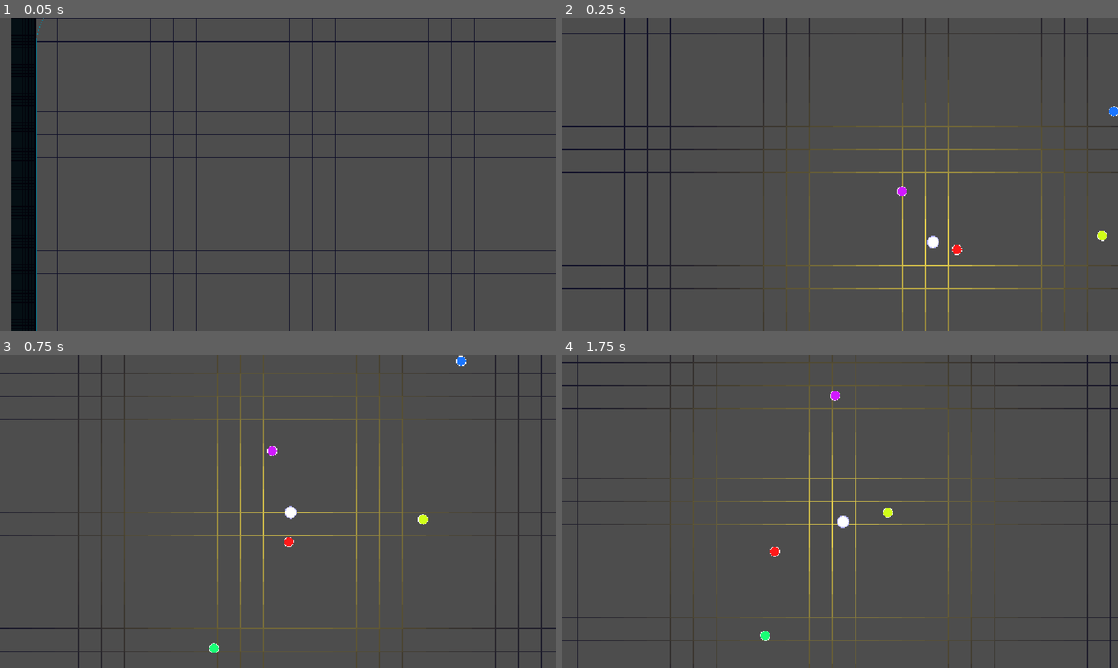
Above: before the commit, frames 1-4 (two rows, left to right).
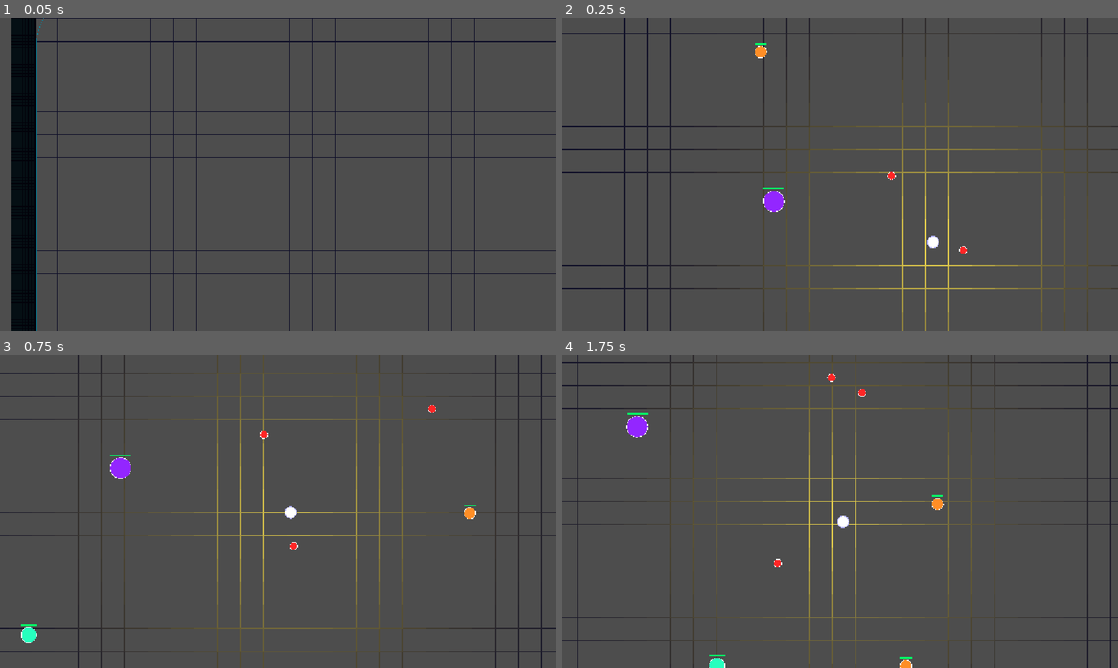
Above: after the commit, the same moments.

Repository: prime399/beatgrid-new
Game: Godot game, scene res://control.tscn
The game is run twice, just before and just after one commit, with the same random seed, the same clock (stepped at 60 frames per second) and the same inputs.
Inputs (mouse positions are in pixels of both pictures, inside the frame that each line leads up to):
- Up to frame 1 (0.05 s): no input
- Up to frame 2 (0.25 s): no input
- Up to frame 3 (0.75 s): tap Enter at 0.5 s; move the mouse to (400, 495) at 0.52 s; hold Right (ui_right) from 0.53 s (still down)
- Up to frame 4 (1.75 s): move the mouse to (728, 527) at 1.27 s; release Right (ui_right) at 1.28 s; hold Down (ui_down) from 1.28 s (still down)

Frame 1 is identical in both runs. In frame 2, 0.5% of the frame differs, in the area x 34-100%, y 8-76%; in frame 3, 0.7%; in frame 4, 0.7%, in the area x 11-69%, y 6-100%.

Commit message:
Implement laser attack with enemy HP bars

Diff:
--- a/control.tscn
+++ b/control.tscn
@@ -8,12 +8,13 @@
 
 [sub_resource type="Environment" id="Environment_uchyk"]
 background_mode = 1
-background_color = Color(0.0146821635, 0.015694771, 0.059500597, 1)
+background_color = Color(0, 0, 0, 1)
 glow_enabled = true
 glow_intensity = 0.8
 glow_bloom = 0.3
 glow_blend_mode = 0
 glow_hdr_threshold = 0.5
+fog_light_color = Color(0, 0, 0, 1)
 
 [node name="Node2D" type="Node2D" unique_id=1740056951]
 
--- a/enemies.gd
+++ b/enemies.gd
@@ -1,35 +1,69 @@
 extends Node2D
 
-const ENEMY_COUNT = 5
-const SIZE = 10.0
 const MAP_W = 3200.0
 const MAP_H = 2400.0
 const ARENA_INSET = 52.0
 const CORNER_R = 95.0
 
+const ENEMY_TYPES = [
+	{"hp": 1, "size": 8.0,  "speed_min": 80.0,  "speed_max": 150.0, "hue": 0.0},
+	{"hp": 2, "size": 12.0, "speed_min": 60.0,  "speed_max": 120.0, "hue": 0.08},
+	{"hp": 3, "size": 16.0, "speed_min": 50.0,  "speed_max": 100.0, "hue": 0.45},
+	{"hp": 5, "size": 22.0, "speed_min": 30.0,  "speed_max": 70.0,  "hue": 0.75},
+]
+
 var enemies: Array = []
+var flash_timers: Dictionary = {}
 
 func _ready() -> void:
 	var center = Vector2(MAP_W / 2.0, MAP_H / 2.0)
-	for i in range(ENEMY_COUNT):
-		var offset = Vector2(randf_range(-400, 400), randf_range(-300, 300))
-		enemies.append({
+	for i in range(10):
+		var etype = ENEMY_TYPES[i % ENEMY_TYPES.size()]
+		var offset = Vector2(randf_range(-500, 500), randf_range(-400, 400))
+		var e = {
 			"pos": center + offset,
-			"vel": Vector2.from_angle(randf() * TAU) * randf_range(60.0, 140.0),
-			"color": Color.from_hsv(float(i) / ENEMY_COUNT, 0.9, 1.0),
-		})
+			"vel": Vector2.from_angle(randf() * TAU) * randf_range(etype.speed_min, etype.speed_max),
+			"color": Color.from_hsv(etype.hue, 0.85, 1.0),
+			"size": etype.size,
+			"hp": etype.hp,
+			"max_hp": etype.hp,
+			"flash": 0.0,
+		}
+		enemies.append(e)
+
+func damage_in_line(start: Vector2, end: Vector2, hit_radius: float, damage: int):
+	var to_remove = []
+	for e in enemies:
+		var dist = _point_to_segment_dist(e.pos, start, end)
+		if dist <= hit_radius + e.size:
+			e.hp -= damage
+			e.flash = 0.15
+			if e.hp <= 0:
+				to_remove.append(e)
+	for e in to_remove:
+		enemies.erase(e)
+
+func _point_to_segment_dist(p: Vector2, a: Vector2, b: Vector2) -> float:
+	var ab = b - a
+	var len_sq = ab.length_squared()
+	if len_sq < 0.001:
+		return p.distance_to(a)
+	var t = clamp((p - a).dot(ab) / len_sq, 0.0, 1.0)
+	return p.distance_to(a + ab * t)
 
 func _process(delta: float) -> void:
 	for e in enemies:
 		var old_pos = e.pos
 		e.pos += e.vel * delta
-		e.pos = _clamp_rounded_rect(e.pos, SIZE)
+		e.pos = _clamp_rounded_rect(e.pos, e.size)
 		if e.pos != old_pos + e.vel * delta:
 			var diff = e.pos - old_pos
 			if abs(diff.x) < 0.01:
 				e.vel.x *= -1
 			if abs(diff.y) < 0.01:
 				e.vel.y *= -1
+		if e.flash > 0.0:
+			e.flash -= delta
 
 	queue_redraw()
 
@@ -67,5 +101,17 @@
 
 func _draw() -> void:
 	for e in enemies:
-		draw_circle(e.pos, SIZE, e.color)
-		draw_arc(e.pos, SIZE, 0, TAU, 24, Color.WHITE, 1.0)
+		var c = e.color
+		if e.flash > 0.0:
+			c = Color.WHITE
+		draw_circle(e.pos, e.size, c)
+		draw_arc(e.pos, e.size, 0, TAU, 24, Color.WHITE, 1.0)
+
+		if e.max_hp > 1:
+			var bar_w = e.size * 2.0
+			var bar_h = 3.0
+			var bar_x = e.pos.x - bar_w / 2.0
+			var bar_y = e.pos.y - e.size - 6.0
+			draw_rect(Rect2(bar_x, bar_y, bar_w, bar_h), Color(0.2, 0.2, 0.2))
+			var fill = float(e.hp) / e.max_hp
+			draw_rect(Rect2(bar_x, bar_y, bar_w * fill, bar_h), Color(0.0, 1.0, 0.4))
--- a/grid.gd
+++ b/grid.gd
@@ -1,14 +1,34 @@
 # grid.gd
 extends Node2D
 
-const CELL_SIZE      = 48
-const BASE_COLOR     = Color(0.055, 0.055, 0.157, 1.0)
-const GLOW_COLOR     = Color(1.0, 0.902, 0.314, 1.0)
+const CELL_SIZE        = 48
+const BASE_COLOR       = Color(0.055, 0.055, 0.157, 1.0)
+const GLOW_COLOR       = Color(1.0, 0.902, 0.314, 1.0)
+const LASER_GLOW_COLOR = Color(0.3, 0.6, 1.0)
 const INFLUENCE_RADIUS = 20.0
-const MAP_W          = 3200.0
-const MAP_H          = 2400.0
+const LASER_GLOW_RADIUS = 4.0
+const MAP_W            = 3200.0
+const MAP_H            = 2400.0
 
-var player_pos : Vector2 = Vector2(-9999, -9999)
+var player_pos: Vector2 = Vector2(-9999, -9999)
+var laser_start: Vector2 = Vector2.ZERO
+var laser_end: Vector2 = Vector2.ZERO
+var laser_alpha: float = 0.0
+var laser_fade_total: float = 0.0
+
+func _process(delta: float) -> void:
+	if laser_alpha > 0.0:
+		laser_alpha -= delta / laser_fade_total if laser_fade_total > 0 else 1.0
+		if laser_alpha <= 0.0:
+			laser_alpha = 0.0
+		queue_redraw()
+
+func set_laser(start: Vector2, end: Vector2, fade_time: float):
+	laser_start = start
+	laser_end = end
+	laser_alpha = 1.0
+	laser_fade_total = fade_time
+	queue_redraw()
 
 func _draw():
 	var cols = int(MAP_W / CELL_SIZE) + 1
@@ -33,12 +53,31 @@
 					  _get_line_color(mid), 1.0)
 
 func _get_line_color(segment_mid: Vector2) -> Color:
+	var color = BASE_COLOR
+
 	var dist = segment_mid.distance_to(player_pos) / CELL_SIZE
-	if dist >= INFLUENCE_RADIUS:
-		return BASE_COLOR
-	var t = 1.0 - (dist / INFLUENCE_RADIUS)
-	t = t * t * t
-	return BASE_COLOR.lerp(GLOW_COLOR, t)
+	if dist < INFLUENCE_RADIUS:
+		var t = 1.0 - (dist / INFLUENCE_RADIUS)
+		t = t * t * t
+		color = color.lerp(GLOW_COLOR, t)
+
+	if laser_alpha > 0.0:
+		var laser_dist = _point_to_segment_dist(segment_mid, laser_start, laser_end) / CELL_SIZE
+		if laser_dist < LASER_GLOW_RADIUS:
+			var lt = (1.0 - laser_dist / LASER_GLOW_RADIUS) * laser_alpha
+			lt = lt * lt
+			color = color.lerp(LASER_GLOW_COLOR, lt)
+
+	return color
+
+func _point_to_segment_dist(p: Vector2, a: Vector2, b: Vector2) -> float:
+	var ab = b - a
+	var len_sq = ab.length_squared()
+	if len_sq < 0.001:
+		return p.distance_to(a)
+	var t = clamp((p - a).dot(ab) / len_sq, 0.0, 1.0)
+	var proj = a + ab * t
+	return p.distance_to(proj)
 
 func update_player_pos(pos: Vector2):
 	player_pos = pos
--- a/player.gd
+++ b/player.gd
@@ -7,8 +7,38 @@
 const ARENA_INSET = 52.0
 const CORNER_R = 95.0
 
+const LASER_DAMAGE = 1
+const LASER_HIT_RADIUS = 20.0
+const LASER_FADE_TIME = 0.3
+
+var laser_active: bool = false
+var laser_start: Vector2
+var laser_end: Vector2
+var laser_timer: float = 0.0
+
 func _ready() -> void:
 	position = Vector2(MAP_W / 2.0, MAP_H / 2.0)
+
+func _unhandled_input(event: InputEvent) -> void:
+	if event is InputEventKey and event.keycode == KEY_A and event.pressed and not event.echo:
+		_fire_laser()
+
+func _fire_laser():
+	var mouse_world = get_global_mouse_position()
+	var dir = (mouse_world - position)
+	var dist = dir.length()
+	if dist < 1.0:
+		return
+	dir = dir.normalized()
+	laser_start = position + dir * 15.0
+	laser_end = position + dir * dist
+	laser_active = true
+	laser_timer = LASER_FADE_TIME
+
+	get_node("../Grid").set_laser(laser_start, laser_end, LASER_FADE_TIME)
+
+	var enemies_node = get_node("../Enemies")
+	enemies_node.damage_in_line(laser_start, laser_end, LASER_HIT_RADIUS, LASER_DAMAGE)
 
 func _process(delta: float) -> void:
 	var dir := Vector2.ZERO
@@ -26,6 +56,12 @@
 
 	position = _clamp_rounded_rect(position, RADIUS)
 	get_node("../Grid").update_player_pos(position)
+
+	if laser_active:
+		laser_timer -= delta
+		if laser_timer <= 0.0:
+			laser_active = false
+
 	queue_redraw()
 
 func _clamp_rounded_rect(pos: Vector2, margin: float) -> Vector2:
@@ -45,8 +81,6 @@
 		Vector2(x0 + r, y1 - r),
 	]
 	for c in corners:
-		var dx = pos.x - c.x
-		var dy = pos.y - c.y
 		var in_corner = false
 		if c == corners[0] and pos.x < c.x and pos.y < c.y:
 			in_corner = true
@@ -65,3 +99,11 @@
 func _draw() -> void:
 	draw_circle(Vector2.ZERO, RADIUS, Color.WHITE)
 	draw_arc(Vector2.ZERO, RADIUS, 0, TAU, 32, Color(0.7, 0.7, 1.0), 1.5)
+
+	if laser_active:
+		var alpha = laser_timer / LASER_FADE_TIME
+		var local_start = laser_start - position
+		var local_end = laser_end - position
+		draw_line(local_start, local_end, Color(0.2, 0.5, 1.0, alpha * 0.3), 12.0)
+		draw_line(local_start, local_end, Color(0.4, 0.7, 1.0, alpha * 0.6), 4.0)
+		draw_line(local_start, local_end, Color(0.8, 0.9, 1.0, alpha), 1.5)
